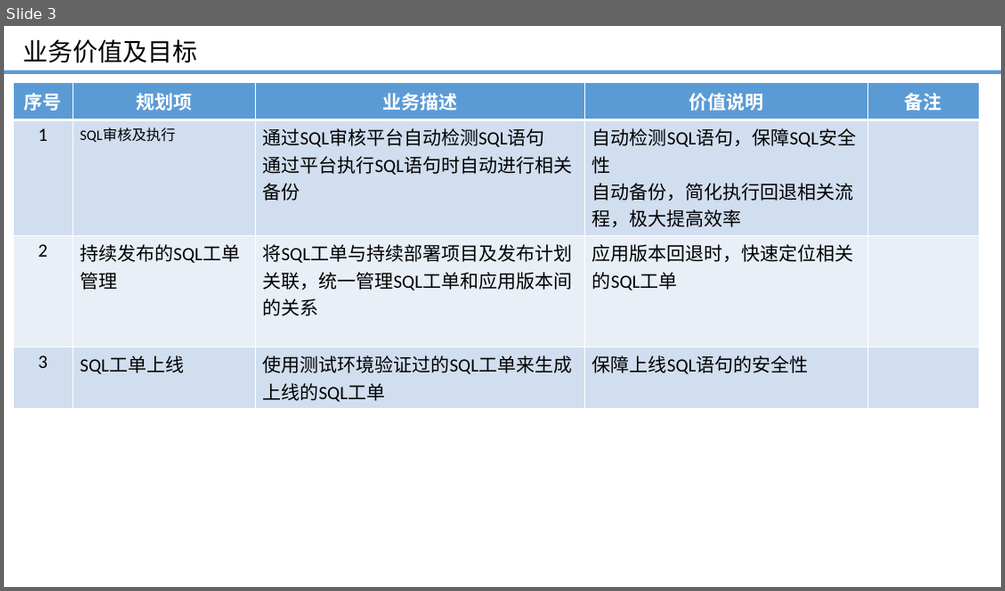
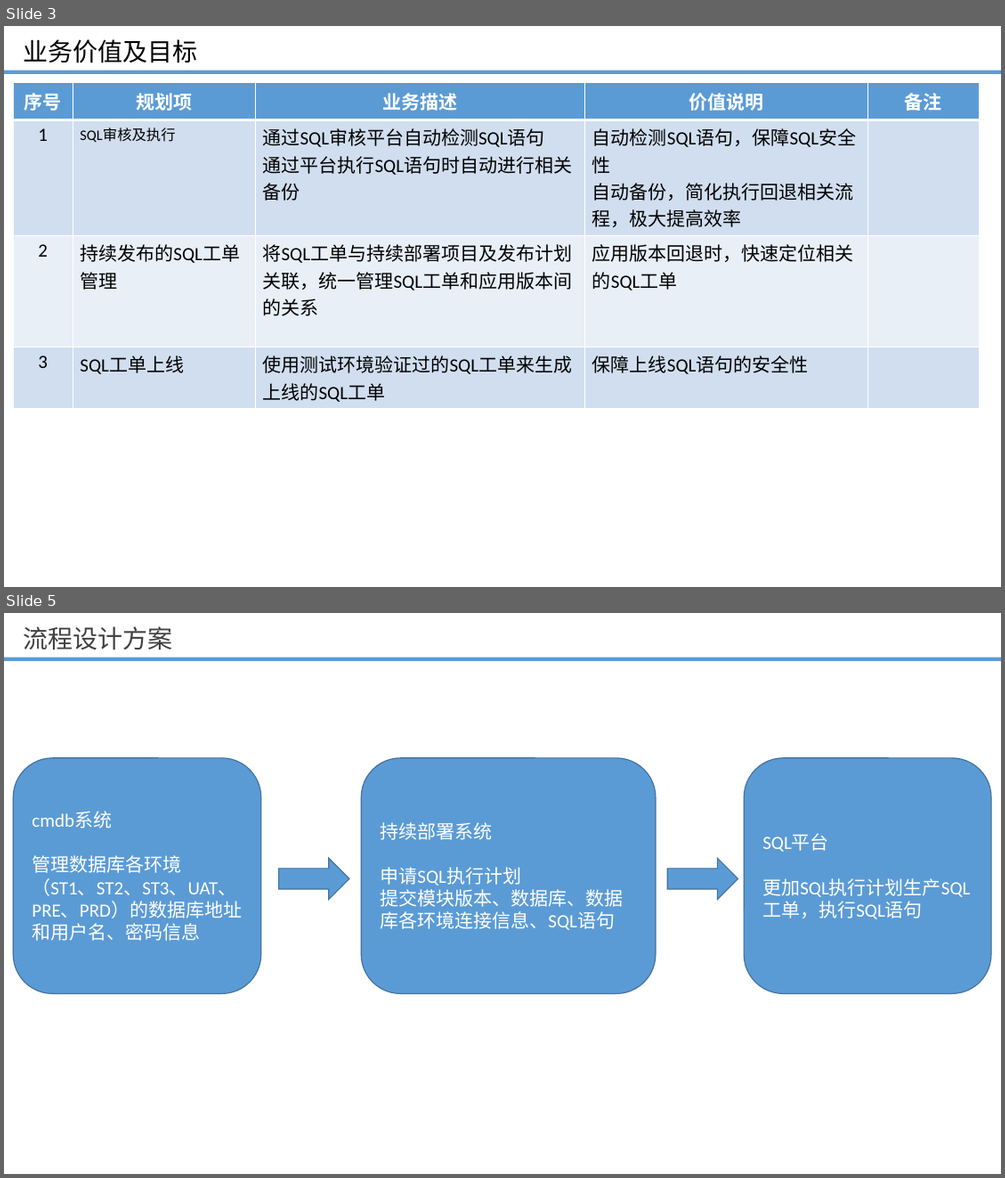
Before and after one commit to minigoat/document, a slide deck: sql/持续发布SQL脚本管理发布规划.pptx. Shown one above the other, each under a label of ours: slide 3 before the commit, slides 3 and 5 after it; the slides between them are not shown. The pictures are 1005x591 and 1005x1178 pixels, drawn with LibreOffice and Linux fonts; fonts in the diff are those of the drawing; background and template pictures are left out. Boxes give left, top, right and bottom in pixels: in the first picture for what was removed or moved away, otherwise in the second. Text is boxed around its words. In the diff, an @@ line names an element or a change of style, - is before the commit and + after.

```diff
--- a/sql/持续发布SQL脚本管理发布规划.pptx
+++ b/sql/持续发布SQL脚本管理发布规划.pptx
@@ slide 5 added at (x1=4, y1=613, x2=1001, y2=1174), background #FFFFFF; not listed: 1 template element that a slide beside it also shows @@
@@ title added at (x1=24, y1=626, x2=173, y2=650), 24 pt, text #404040 @@
+流程设计方案
@@ rounded rectangle added at (x1=13, y1=758, x2=261, y2=994), fill #5B9BD5, outline #43739E 1 pt, 18 pt, text #FFFFFF @@
+cmdb系统
+管理数据库各环境（ST1、ST2、ST3、UAT、PRE、PRD）的数据库地址和用户名、密码信息
@@ rounded rectangle added at (x1=362, y1=758, x2=656, y2=994), fill #5B9BD5, outline #43739E 1 pt, 18 pt, text #FFFFFF @@
+持续部署系统
+申请SQL执行计划
+提交模块版本、数据库、数据库各环境连接信息、SQL语句
@@ rounded rectangle added at (x1=744, y1=758, x2=992, y2=994), fill #5B9BD5, outline #43739E 1 pt, 18 pt, text #FFFFFF @@
+SQL平台
+更加SQL执行计划生产SQL工单，执行SQL语句
@@ right arrow added at (x1=278, y1=859, x2=348, y2=900), fill #5B9BD5, outline #43739E 1 pt @@
@@ right arrow added at (x1=667, y1=859, x2=737, y2=900), fill #5B9BD5, outline #43739E 1 pt @@
```
Also in this commit, not shown: 1 slide changed, 3 other slides added, 2 slides removed, 1 other file.
